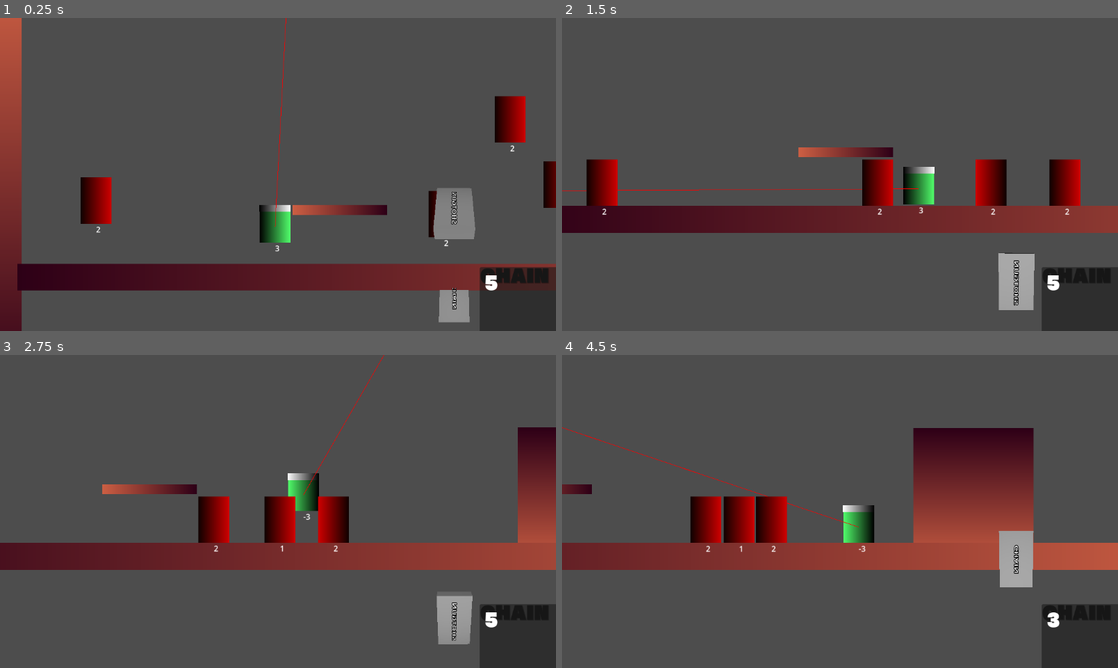
Above: before the commit, frames 1-4 (two rows, left to right).
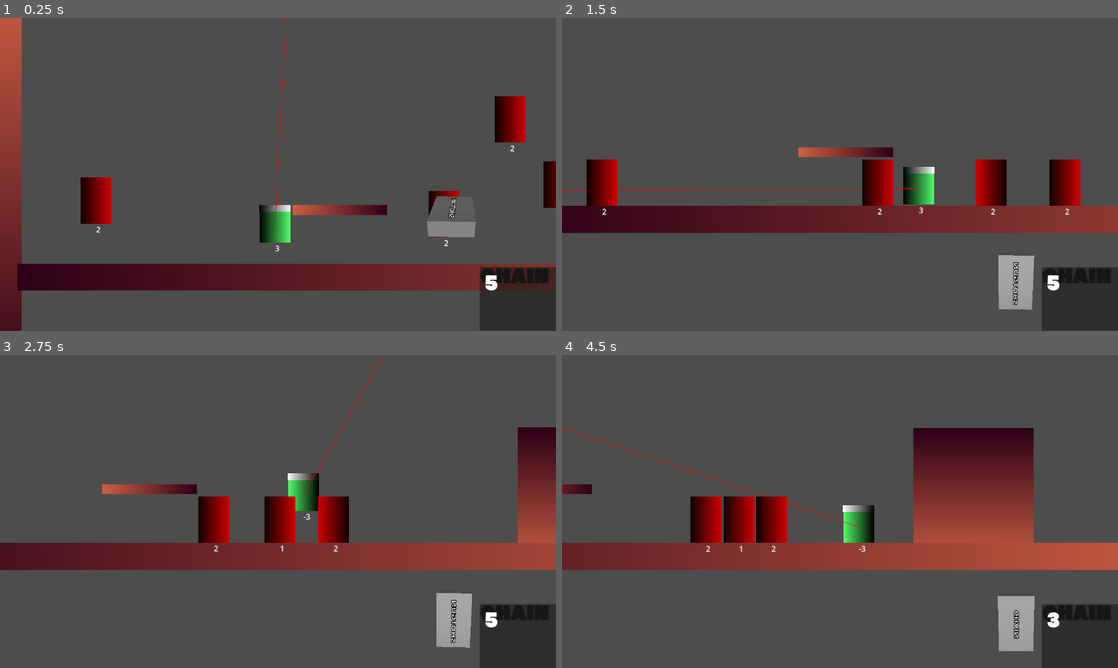
Above: after the commit, the same moments.

Repository: muffindohoah/coffee
Game: Godot game, scene res://test_level.tscn
Two runs of this game, one before a commit and one after it. Both use one fixed random seed, a clock stepped at 60 frames per second and the inputs below.
Inputs (mouse positions are in pixels of both pictures, inside the frame that each line leads up to):
- Up to frame 1 (0.25 s): no input
- Up to frame 2 (1.5 s): move the mouse to (962, 158) at 0.52 s; hold D (right) from 0.53 s (still down); tap R (changeammo) at 0.6 s; tap W (jump) at 0.77 s; move the mouse to (728, 190) at 1.27 s; tap Shift (dodgeparry) at 1.35 s
- Up to frame 3 (2.75 s): tap W (jump) at 1.52 s; move the mouse to (333, 442) at 2.02 s; release D (right) at 2.03 s; hold A (left) from 2.03 s (still down); click (333, 442) at 2.1 s
- Up to frame 4 (4.5 s): move the mouse to (812, 574) at 2.77 s; release A (left) at 2.78 s; hold D (right) 2.78-4.28 s; tap R (changeammo) at 2.85 s; tap W (jump) at 3.02, 3.77 s; move the mouse to (1006, 558) at 3.52 s; tap Shift (dodgeparry) at 3.6 s; move the mouse to (673, 464) at 4.27 s; hold A (left) from 4.28 s (still down); click (673, 464) at 4.35 s

The runs differ from the first frame. In frame 1, 1.4% of the frame differs, in the area x 76-86%, y 54-98%; in frame 2, 0.2%; in frame 3, 0.3%; in frame 4, 2.2%, in the area x 78-85%, y 56-95%.

Commit message:
UI polish/fix

Diff:
--- a/coffee/bagroller.gd
+++ b/coffee/bagroller.gd
@@ -2,12 +2,16 @@
 
 var target_rotation = 90
 
-const BAG_ROTATIONS = [0, 130, 260] #0 is shotgun, 130 is fire, 260 is chain
-#these rotation values are fuck, i dont know what the real ones are. have to find out.
-#also clamp them somehow so they dont fly around. the bags.
+#210-90=120
+#360/6=60
+const BAG_ROTATIONS = [90, 210, 330] #0 is blast, 1 is fire, 2 is chain
+#these rotation values are questionable.
+#my dampening solution for angular rotation is questionable.
+#this can and should be polished at discretion
 
 func _physics_process(delta: float) -> void:
 	rotation_degrees.x = lerp(rotation_degrees.x, float(target_rotation), 0.05)
+	#print(get_parent().get_node("CHAIN/RigidBody3D3").position)
 
 func change_ammo_to(type):
 	target_rotation = BAG_ROTATIONS[type]
--- a/coffee/rotating_teabags.tscn
+++ b/coffee/rotating_teabags.tscn
@@ -1,6 +1,7 @@
-[gd_scene load_steps=6 format=3 uid="uid://bas0bu0o58j5h"]
+[gd_scene load_steps=7 format=3 uid="uid://bas0bu0o58j5h"]
 
 [ext_resource type="Script" path="res://bagroller.gd" id="1_u1omf"]
+[ext_resource type="PhysicsMaterial" uid="uid://d08dykfdidb02" path="res://teabag_physmat.tres" id="1_xgfce"]
 
 [sub_resource type="BoxMesh" id="BoxMesh_pmyo6"]
 
@@ -26,71 +27,69 @@
 omni_range = 1.933
 omni_attenuation = -2.619
 
-[node name="PinJoint3D2" type="PinJoint3D" parent="."]
-transform = Transform3D(1, 0, 0, 0, 1, 0, 0, 0, 1, 0, -0.410526, -0.925444)
+[node name="CHAIN" type="HingeJoint3D" parent="."]
+transform = Transform3D(-4.37114e-08, 0, 1, 0, 1, 0, -1, 0, -4.37114e-08, 0, -0.460499, -0.909919)
 node_a = NodePath("../MeshInstance3D/StaticBody3D")
-node_b = NodePath("../RigidBody3D3")
-params/bias = 0.08
+node_b = NodePath("RigidBody3D3")
 
-[node name="PinJoint3D" type="PinJoint3D" parent="."]
-transform = Transform3D(1, 0, 0, 0, 1, 0, 0, 0, 1, 0, 0.414887, -0.897307)
-node_a = NodePath("../MeshInstance3D/StaticBody3D")
-node_b = NodePath("../RigidBody3D2")
-params/bias = 0.09
+[node name="RigidBody3D3" type="RigidBody3D" parent="CHAIN"]
+transform = Transform3D(4.37114e-08, 1.14641e-14, -1, 2.62268e-07, -1, 0, -1, -2.62268e-07, -4.37114e-08, -0.051444, -0.242474, -2.24869e-09)
+physics_material_override = ExtResource("1_xgfce")
+angular_damp = 30.0
 
-[node name="HingeJoint3D" type="PinJoint3D" parent="."]
-transform = Transform3D(-4.37114e-08, 1, 0, -1, -4.37114e-08, 0, 0, 0, 1, 0, 0, -1.65379)
-node_a = NodePath("../MeshInstance3D/StaticBody3D")
-node_b = NodePath("../RigidBody3D")
-params/bias = 0.09
-
-[node name="RigidBody3D3" type="RigidBody3D" parent="."]
-transform = Transform3D(-1, -2.62268e-07, 0, 2.62268e-07, -1, 0, 0, 0, 1, 0, -0.653, -0.874)
-mass = 0.022
-
-[node name="MeshInstance3D" type="MeshInstance3D" parent="RigidBody3D3"]
+[node name="MeshInstance3D" type="MeshInstance3D" parent="CHAIN/RigidBody3D3"]
 transform = Transform3D(2.14161e-08, 0.3, 9.35415e-09, 0.489943, -1.31134e-08, 0, 1.87225e-15, 2.62268e-08, -0.106999, 0, 0, 0)
 mesh = SubResource("BoxMesh_pmyo6")
-skeleton = NodePath("../../RigidBody3D3")
 
-[node name="Label3D" type="Label3D" parent="RigidBody3D3/MeshInstance3D"]
+[node name="Label3D" type="Label3D" parent="CHAIN/RigidBody3D3/MeshInstance3D"]
 transform = Transform3D(1, 1.42109e-14, 5.29396e-22, 5.45591e-22, 1, 0, -3.38813e-21, 0, 1, 0, 1.70784e-08, -0.547726)
 text = "CHAIN"
 
-[node name="CollisionShape3D" type="CollisionShape3D" parent="RigidBody3D3"]
+[node name="CollisionShape3D" type="CollisionShape3D" parent="CHAIN/RigidBody3D3"]
 transform = Transform3D(4.37114e-08, 1, 8.74228e-08, 1, -4.37114e-08, 0, 3.82137e-15, 8.74228e-08, -1, 0, 0, 0)
 shape = SubResource("BoxShape3D_ucstd")
 
-[node name="RigidBody3D2" type="RigidBody3D" parent="."]
-transform = Transform3D(1.31134e-07, -1, 0, -4.37114e-08, -5.73206e-15, 1, -1, -1.31134e-07, -4.37114e-08, -0.199041, 0.453389, -0.680899)
-mass = 0.011
+[node name="BLAST" type="HingeJoint3D" parent="."]
+transform = Transform3D(0.0581315, 0.0301101, -0.997855, -0.841334, -0.536569, -0.065204, -0.537381, 0.843319, -0.00585878, 0, 0.414887, -0.897307)
+node_a = NodePath("../MeshInstance3D/StaticBody3D")
+node_b = NodePath("RigidBody3D2")
 
-[node name="MeshInstance3D" type="MeshInstance3D" parent="RigidBody3D2"]
+[node name="RigidBody3D2" type="RigidBody3D" parent="BLAST"]
+transform = Transform3D(0.537381, -0.0581314, -0.841334, -0.843319, -0.0301103, -0.536569, 0.00585871, 0.997855, -0.065204, -0.160257, 0.155849, 0.194836)
+physics_material_override = ExtResource("1_xgfce")
+angular_damp = 30.0
+
+[node name="MeshInstance3D" type="MeshInstance3D" parent="BLAST/RigidBody3D2"]
 transform = Transform3D(0.424303, 4.10971e-08, 0.0534995, 3.42245e-08, -0.3, 1.63698e-08, 0.244972, -2.92698e-08, -0.0926638, 1.19209e-07, -0.2, -0.102122)
 mesh = SubResource("BoxMesh_pmyo6")
-skeleton = NodePath("../../RigidBody3D2")
 
-[node name="Label3D" type="Label3D" parent="RigidBody3D2/MeshInstance3D"]
+[node name="Label3D" type="Label3D" parent="BLAST/RigidBody3D2/MeshInstance3D"]
 transform = Transform3D(1, -1.9984e-15, 0, 8.88178e-16, 1, -1.33227e-15, 1.19209e-07, -1.5099e-14, 1, -0.00941229, -1.60653e-08, -0.536898)
 text = "SHOTGUN"
 
-[node name="CollisionShape3D" type="CollisionShape3D" parent="RigidBody3D2"]
+[node name="CollisionShape3D" type="CollisionShape3D" parent="BLAST/RigidBody3D2"]
 transform = Transform3D(0.866025, 1.3699e-07, 0.5, 6.98541e-08, -1, 1.5299e-07, 0.5, -9.7566e-08, -0.866025, 1.19209e-07, -0.2, -0.106975)
 shape = SubResource("BoxShape3D_ucstd")
 
-[node name="RigidBody3D" type="RigidBody3D" parent="."]
-transform = Transform3D(-4.37114e-08, 1, 0, -1, -4.37114e-08, 0, 0, 0, 1, 0, -0.221831, -1.64945)
-mass = 0.019
+[node name="FIRE" type="HingeJoint3D" parent="."]
+transform = Transform3D(-1.71962e-14, 1.74846e-07, 1, 1.31134e-07, -1, 1.74846e-07, 1, 1.31134e-07, -5.73206e-15, 0, -0.000315666, -1.72482)
+node_a = NodePath("../MeshInstance3D/StaticBody3D")
+node_b = NodePath("RigidBody3D")
 
-[node name="MeshInstance3D" type="MeshInstance3D" parent="RigidBody3D"]
+[node name="RigidBody3D" type="RigidBody3D" parent="FIRE"]
+transform = Transform3D(-1.31134e-07, -2.29282e-14, 1, 1, 2.18557e-07, 1.31134e-07, -2.18557e-07, 1, -5.73206e-15, 0.00434005, 0.221831, -3.87862e-08)
+physics_material_override = ExtResource("1_xgfce")
+angular_damp = 30.0
+
+[node name="MeshInstance3D" type="MeshInstance3D" parent="FIRE/RigidBody3D"]
 transform = Transform3D(0.489943, 2.62268e-08, 3.52065e-17, 4.28322e-08, -0.3, 9.35415e-09, -6.1693e-15, -2.62268e-08, -0.106999, 0, 0, 0)
 mesh = SubResource("BoxMesh_pmyo6")
 
-[node name="Label3D" type="Label3D" parent="RigidBody3D/MeshInstance3D"]
+[node name="Label3D" type="Label3D" parent="FIRE/RigidBody3D/MeshInstance3D"]
 transform = Transform3D(1, -4.26731e-22, 3.17637e-22, 1.79779e-21, 1, 0, 0, 0, 1, 0, -1.74562e-08, -0.559843)
 text = "FIRE"
 
-[node name="CollisionShape3D" type="CollisionShape3D" parent="RigidBody3D"]
+[node name="CollisionShape3D" type="CollisionShape3D" parent="FIRE/RigidBody3D"]
 transform = Transform3D(1, 8.74228e-08, -2.68657e-16, 8.74228e-08, -1, 8.74228e-08, 1.91069e-15, -8.74228e-08, -1, 0, 0, 0)
 shape = SubResource("BoxShape3D_ucstd")
 
--- /dev/null
+++ b/coffee/teabag_physmat.tres
@@ -0,0 +1,5 @@
+[gd_resource type="PhysicsMaterial" format=3 uid="uid://d08dykfdidb02"]
+
+[resource]
+friction = 0.5
+absorbent = true
--- a/coffee/ui.tscn
+++ b/coffee/ui.tscn
@@ -31,6 +31,7 @@
 offset_bottom = 771.0
 size_flags_horizontal = 4
 texture = SubResource("ViewportTexture_k0wqc")
+expand_mode = 1
 
 [node name="Panel" type="Panel" parent="."]
 offset_left = 994.0
